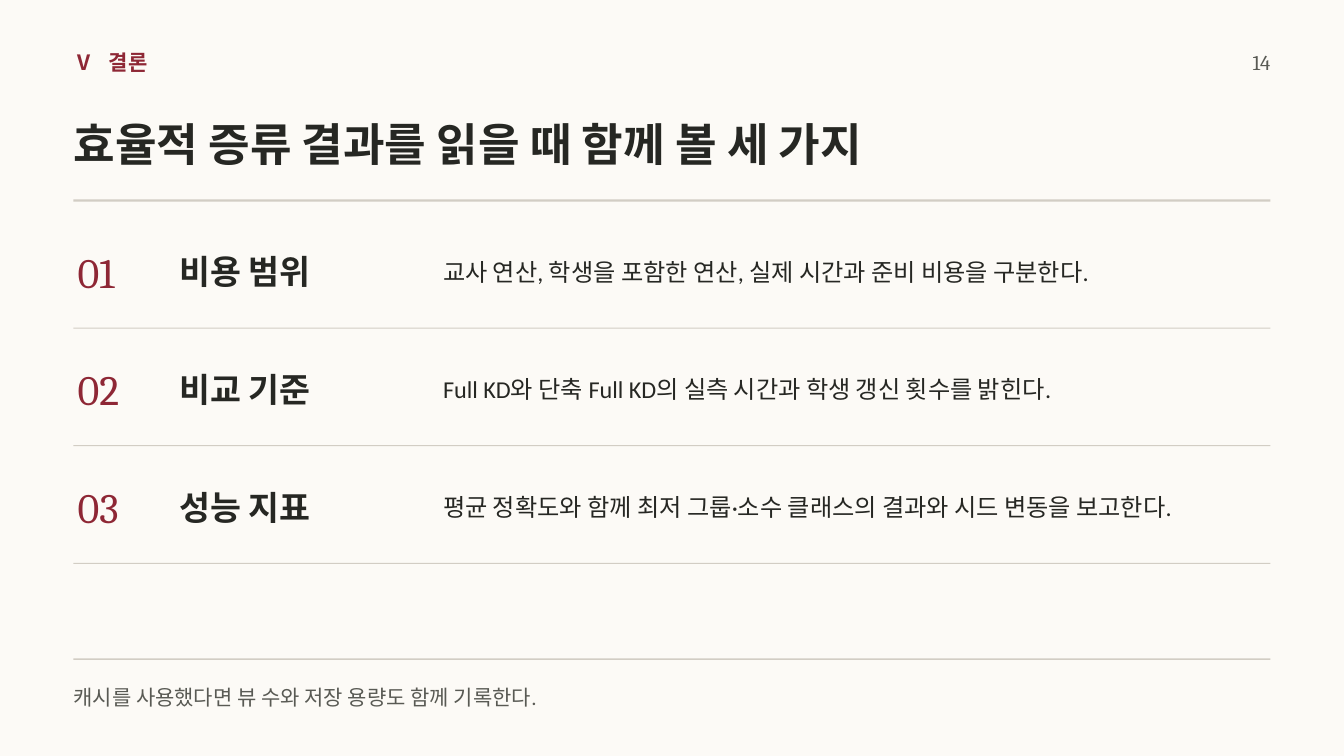
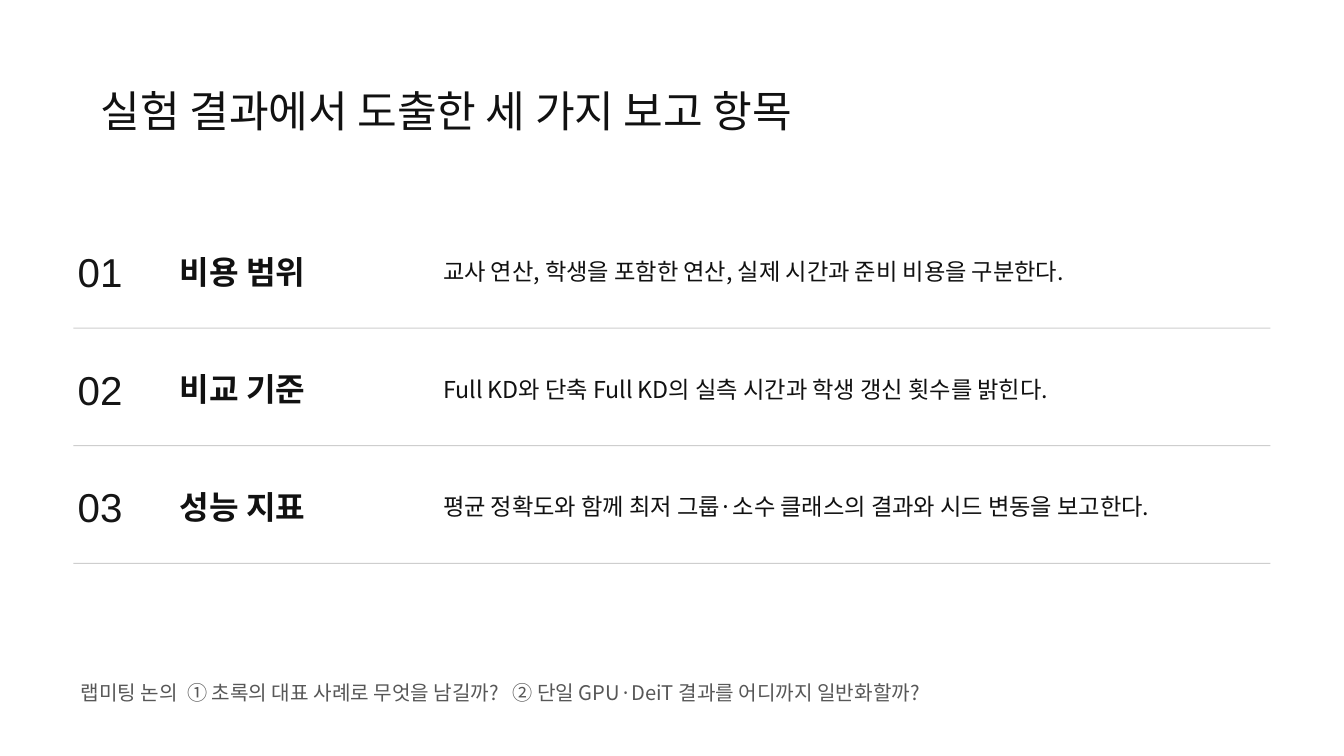
Before and after one commit to jeehoo0507/Efficient-KD-for-Vision, a slide deck: slide 19 of presentations/vision-kd-seminar/EKD-seminar.pptx (slide 14 before the commit). Drawn at 1344x756 pixels with LibreOffice and Linux fonts; fonts in the diff are those of the drawing. Boxes give left, top, right and bottom in pixels: in the first picture for what was removed or moved away, otherwise in the second. Text is boxed around its words. In the diff, an @@ line names an element or a change of style, - is before the commit and + after.

```diff
--- a/presentations/vision-kd-seminar/EKD-seminar.pptx
+++ b/presentations/vision-kd-seminar/EKD-seminar.pptx
@@ background #FCFAF6 to #FFFFFF @@
@@ text removed at box(73, 52, 148, 72) @@
-Ⅴ 결론
@@ text removed at box(1253, 56, 1271, 70) @@
-14
@@ title added at box(101, 91, 792, 131), 30.8 pt, text #111111 @@
+실험 결과에서 도출한 세 가지 보고 항목
@@ text removed at box(73, 123, 862, 165) @@
-효율적 증류 결과를 읽을 때 함께 볼 세 가지
@@ rectangle removed at box(74, 200, 1271, 202) @@
@@ size 30 to 28.8 pt, font Cambria to Arial, text colour #8E2735 to #151515 in 3 elements at box(78, 259, 123, 288), box(78, 377, 123, 406), box(78, 494, 123, 523) @@
@@ size 24 to 23 pt, font Calibri to Noto Sans CJK KR, text colour #262723 to #111111 in 3 elements at box(179, 257, 305, 287), box(179, 374, 305, 404), box(179, 492, 305, 522) @@
@@ size 17.2 to 16.6 pt, font Calibri to Noto Sans CJK KR, text colour #262723 to #111111 in 3 elements at box(443, 260, 1064, 284), box(443, 378, 1047, 400), box(443, 495, 1149, 517) @@
@@ rectangle removed at box(74, 658, 1271, 660) @@
@@ text removed at box(73, 687, 537, 707) @@
-캐시를 사용했다면 뷰 수와 저장 용량도 함께 기록한다.
@@ text added at box(81, 683, 919, 702), 14.4 pt, text #575757 @@
+랩미팅 논의 ① 초록의 대표 사례로 무엇을 남길까? ② 단일 GPU·DeiT 결과를 어디까지 일반화할까?
```
Also in this commit, not shown: 12 other slides changed, 6 slides added, 1 slide removed, 22 other files.
